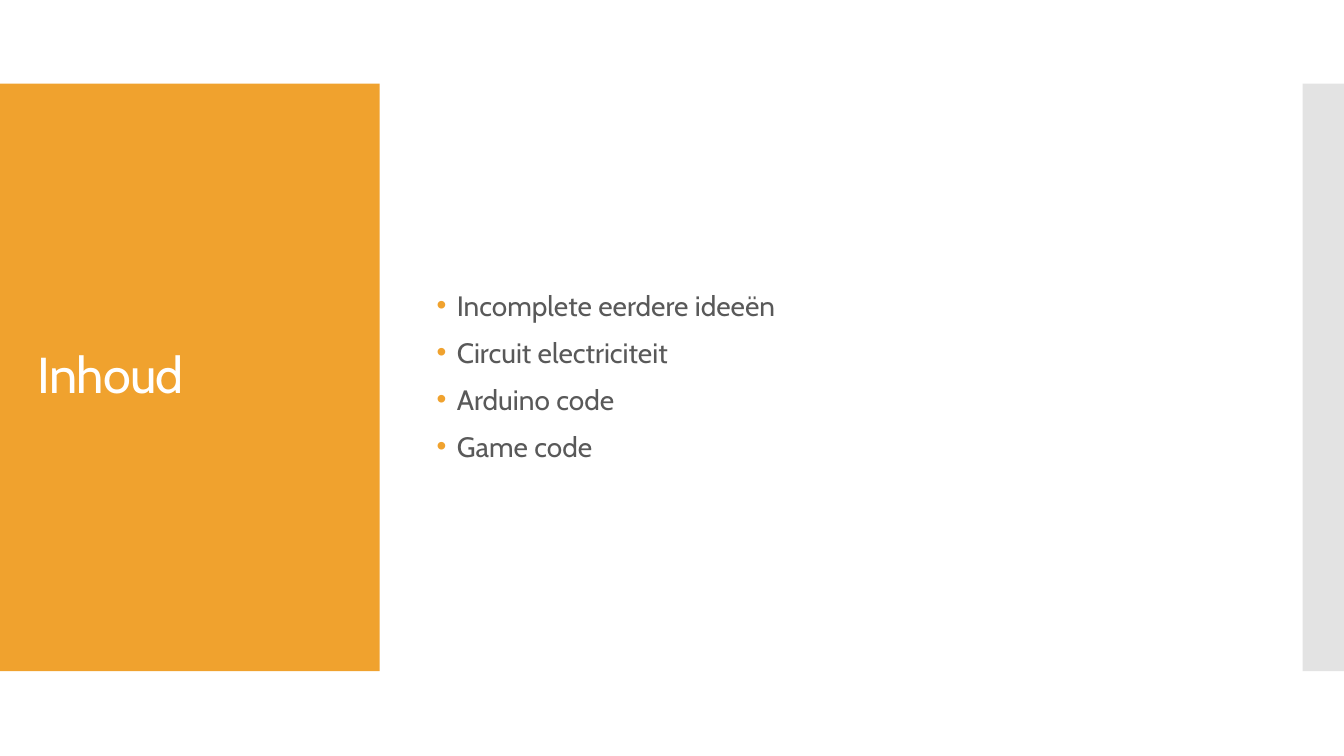
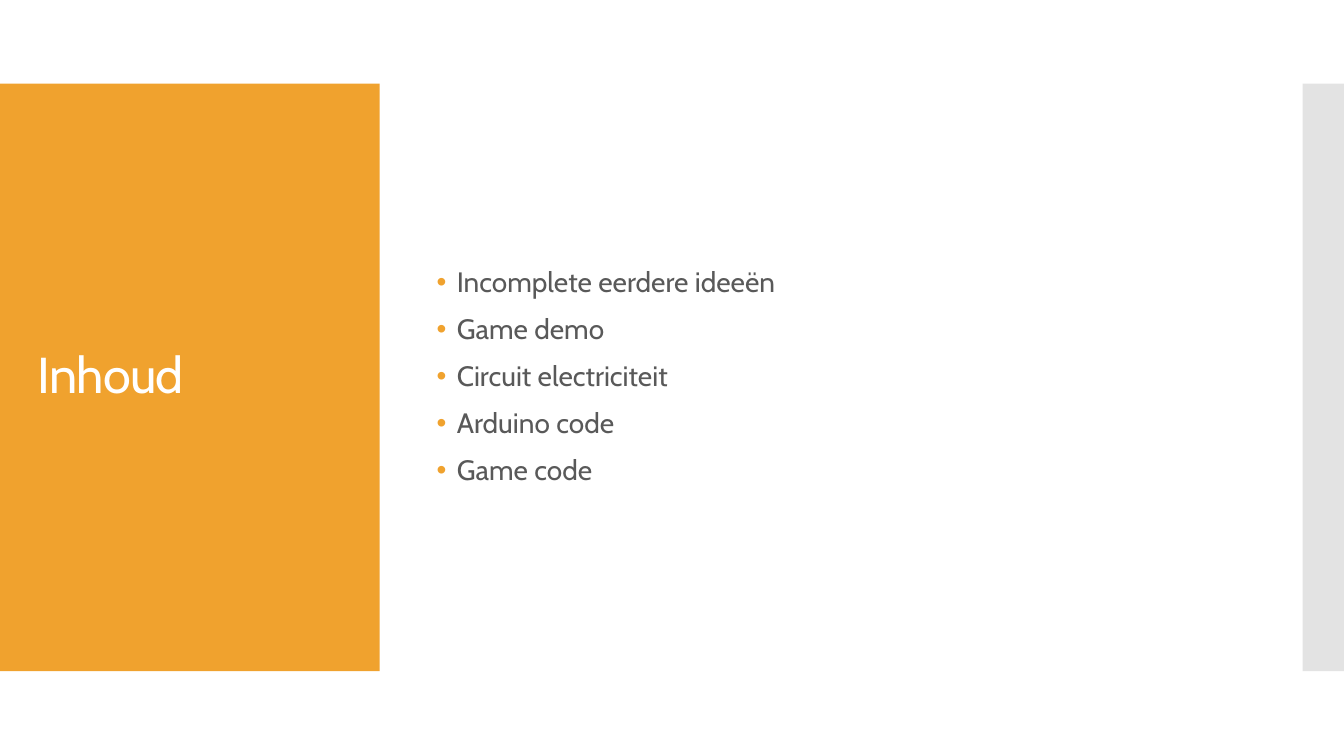
Before and after one commit to stellarubsaam/SpecialInputOutput, a slide deck: slide 2 of Documentatie/Special Input.pptx. Drawn at 1344x756 pixels with LibreOffice and Linux fonts; fonts in the diff are those of the drawing. Boxes give left, top, right and bottom in pixels: in the first picture for what was removed or moved away, otherwise in the second. Text is boxed around its words. In the diff, an @@ line names an element or a change of style, - is before the commit and + after.

```diff
--- a/Documentatie/Special Input.pptx
+++ b/Documentatie/Special Input.pptx
@@ text at (x1=457, y1=318, x2=604, y2=340): paragraph added @@
+• Game demo
```
Also in this commit, not shown: 1 other slide changed, 7 slides added, 1 slide removed, 8 other files.
